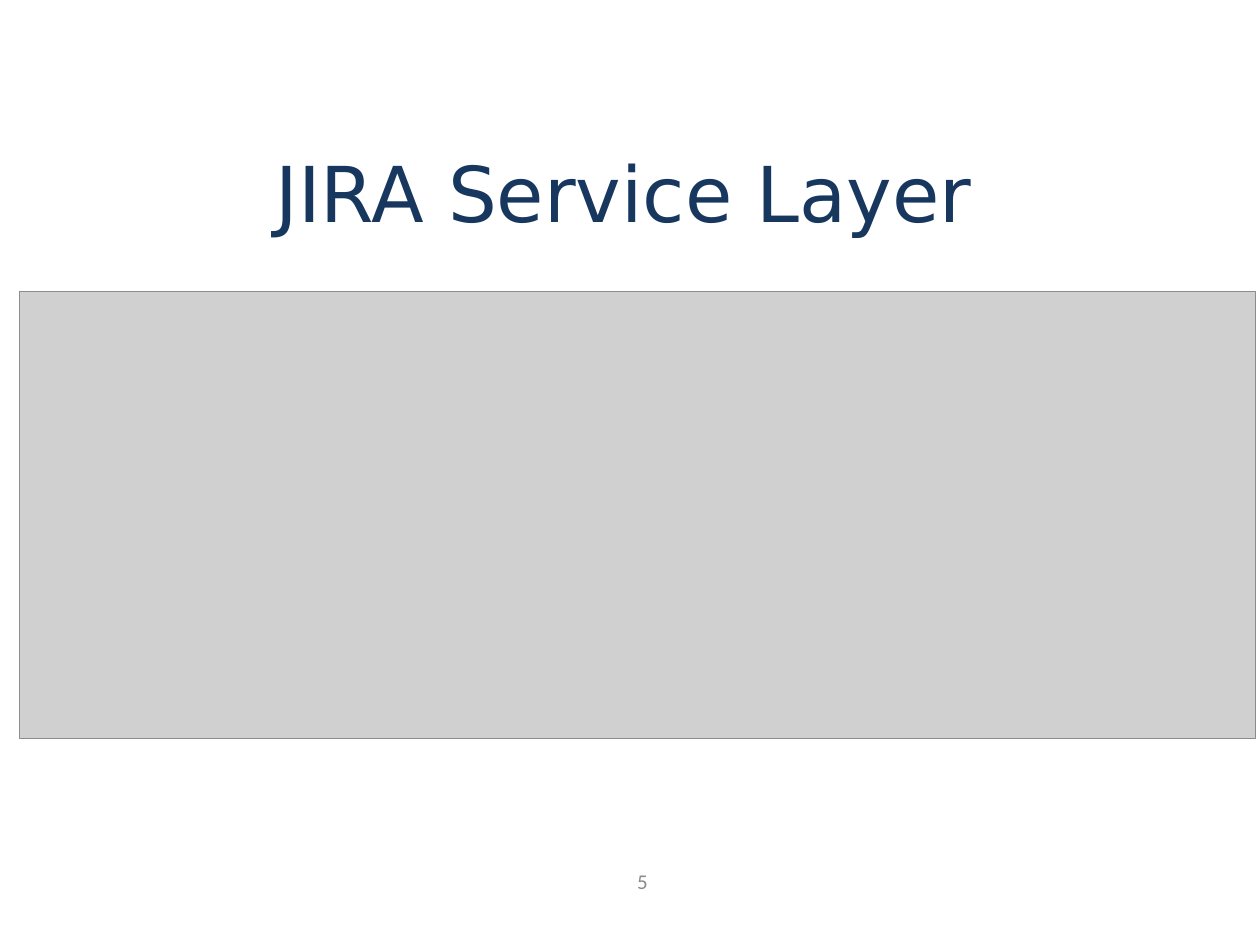
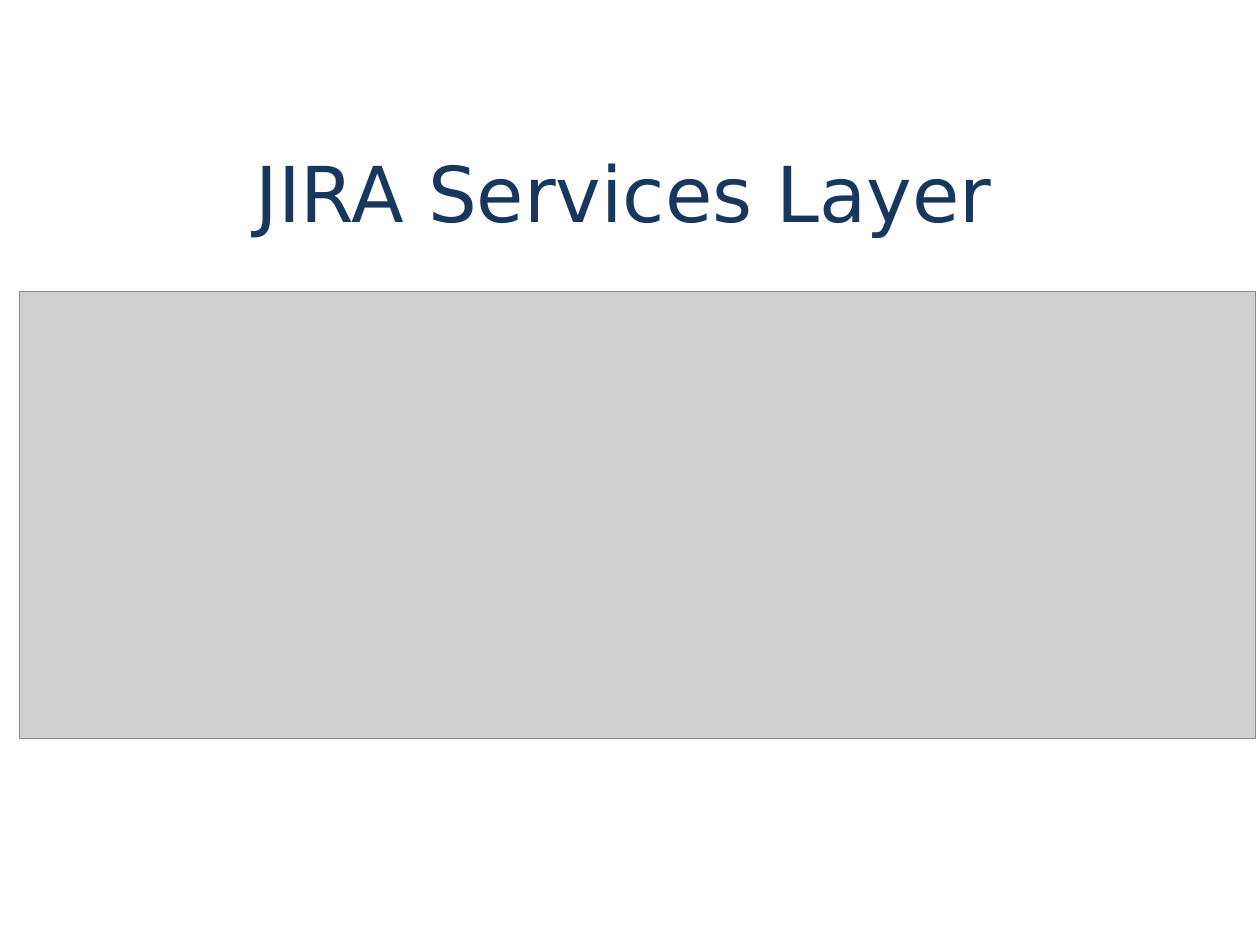
Before and after one commit to chursin-andrey/project-jastt, a slide deck: slide 7 of presentation/jastt.pptx (slide 5 before the commit). Drawn at 1260x945 pixels with LibreOffice and Linux fonts; fonts in the diff are those of the drawing; grey boxes stand for pictures; background and template pictures are left out. Boxes give left, top, right and bottom in pixels: in the first picture for what was removed or moved away, otherwise in the second. Text is boxed around its words. In the diff, an @@ line names an element or a change of style, - is before the commit and + after.

```diff
--- a/presentation/jastt.pptx
+++ b/presentation/jastt.pptx
@@ title at [255, 163, 991, 238]: text changed @@
-JIRA Service Layer
+JIRA Services Layer
@@ text removed at [637, 875, 648, 889] @@
-5
```
Also in this commit, not shown: 7 other slides changed, 6 slides added.
